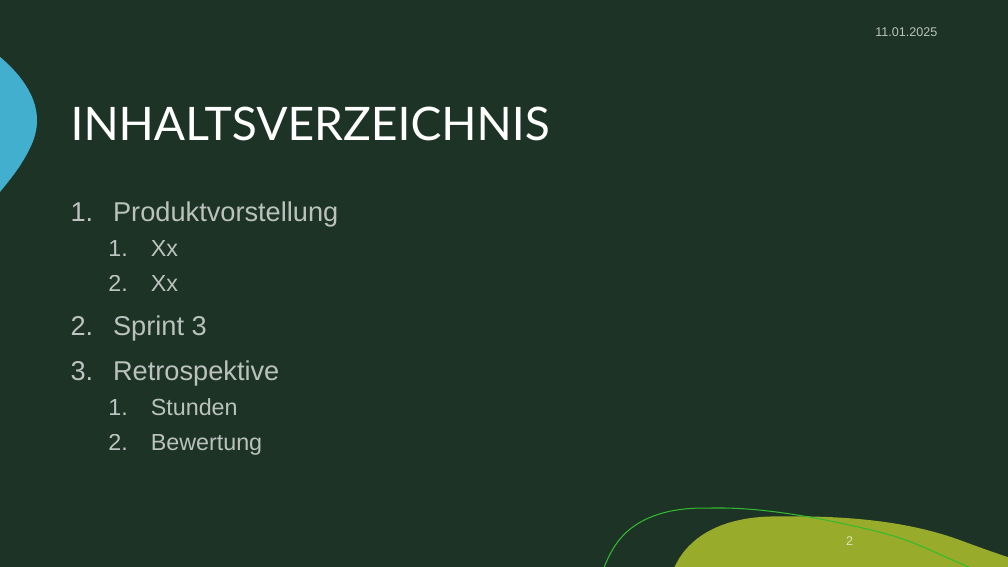
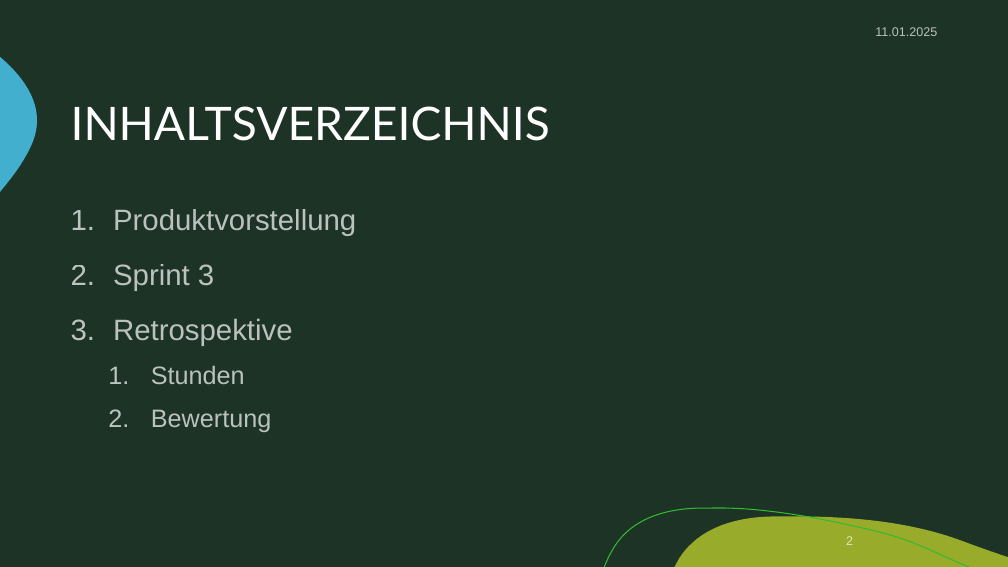
Before and after one commit to zIExpantion/ZumGelbenBach, a slide deck: slide 2 of Dokumente/Sprint-Backlog/Sprint-Backlog3.pptx. Drawn at 1008x567 pixels with LibreOffice and Linux fonts; fonts in the diff are those of the drawing; background and template pictures are left out. Boxes give left, top, right and bottom in pixels: in the first picture for what was removed or moved away, otherwise in the second. Text is boxed around its words. In the diff, an @@ line names an element or a change of style, - is before the commit and + after.

```diff
--- a/Dokumente/Sprint-Backlog/Sprint-Backlog3.pptx
+++ b/Dokumente/Sprint-Backlog/Sprint-Backlog3.pptx
@@ text "Produktvorstellung" at (113, 209, 356, 432): size 25.9 to 28 pt in "Produktvorstellung", "Sprint 3", "Retrospektive"; size 22.2 to 24 pt in "Stunden", "Bewertung"; line spacing 1.05 to 1.25 @@
@@ text at (151, 240, 178, 291): paragraphs removed @@
-  1. Xx
-  2. Xx
```
Also in this commit, not shown: 3 other slides changed, 11 slides removed, 2 other files.
